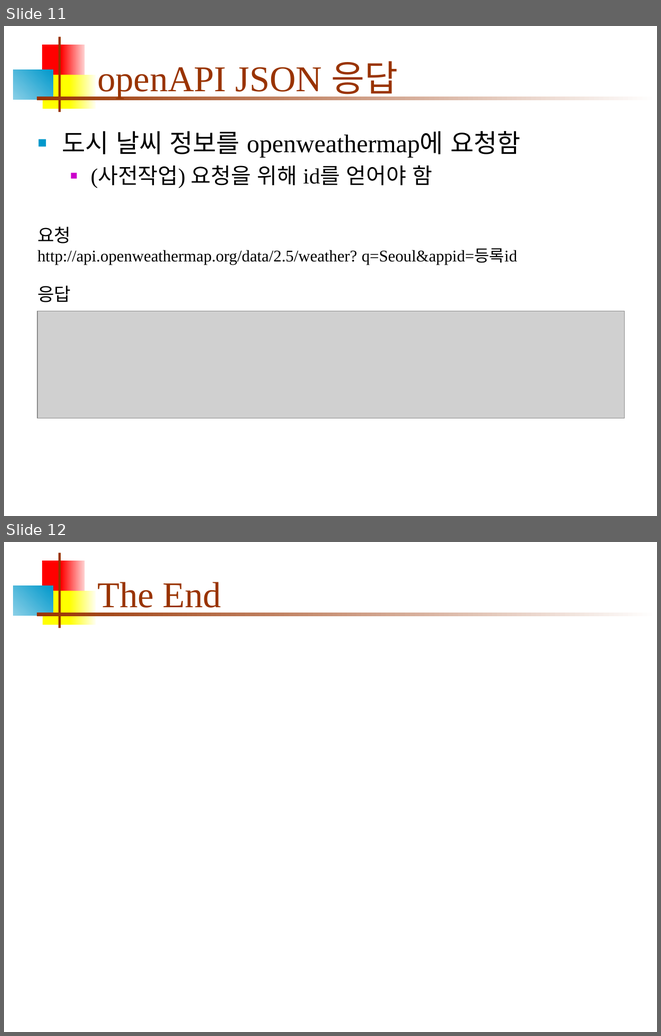
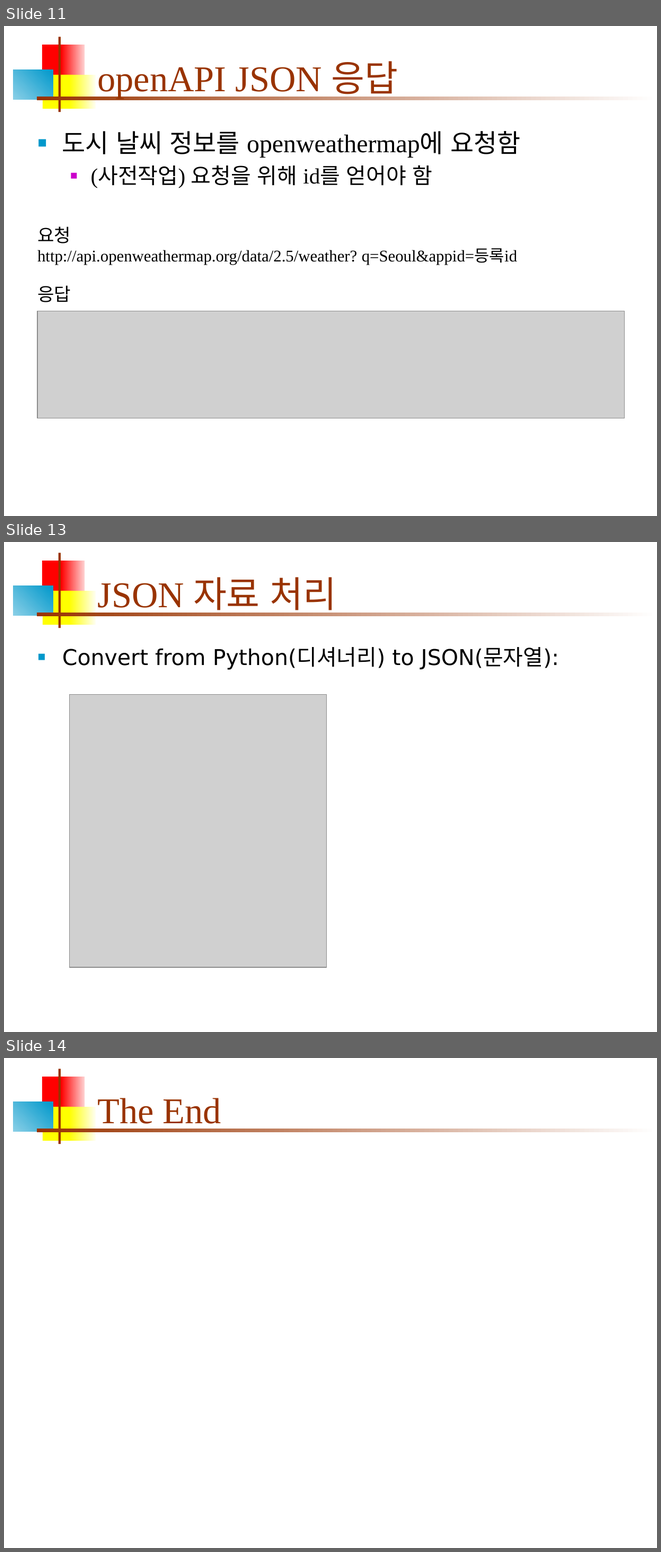
Before and after one commit to iceman67/DataAnalysis, a slide deck: 6wk-JSON-2020.pptx. Shown one above the other, each under a label of ours: slides 11 and 12 before the commit, slides 11, 13 and 14 after it; the slides between them are not shown. The pictures are 661x1036 and 661x1552 pixels, drawn with LibreOffice and Linux fonts; fonts in the diff are those of the drawing; grey boxes stand for pictures. Boxes give left, top, right and bottom in pixels: in the first picture for what was removed or moved away, otherwise in the second. Text is boxed around its words. In the diff, an @@ line names an element or a change of style, - is before the commit and + after.

```diff
--- a/6wk-JSON-2020.pptx
+++ b/6wk-JSON-2020.pptx
@@ slide 13 added at (4, 542, 657, 1032), background #FFFFFF; not listed: 7 template elements that a slide beside it also shows @@
@@ title added at (98, 577, 337, 616), 40 pt, text #993300 @@
+JSON 자료 처리
@@ text added at (62, 647, 559, 670), 24 pt, text #000000 @@
+■ Convert from Python(디셔너리) to JSON(문자열):
@@ picture added at (69, 694, 327, 967) @@
@@ what was slide 12 is now slide 14 @@
```
Also in this commit, not shown: 1 slide changed, 1 other slide added.
